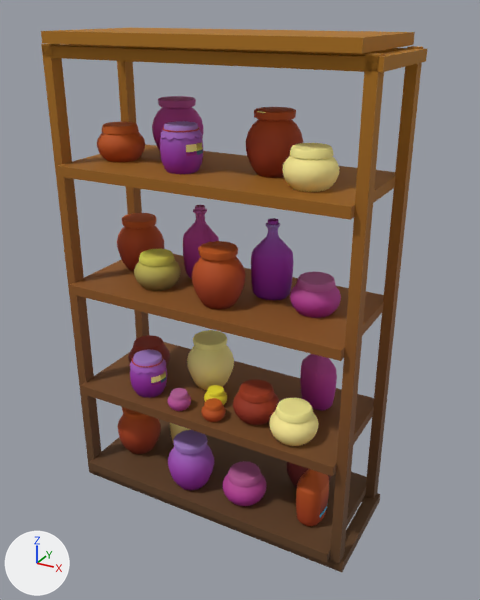
Two versions of the FBX model Assets/3D_Artist/Models/SM_Shelvings.fbx, one commit apart.
Both versions are drawn from a 50 mm camera at (3.59, -3.67, 3.89) aimed at (1.26, 0.56, 1.77). The axes (+X, +Y, +Z) are drawn at lower left. The lights are the same throughout. Where no turn or scale is listed for an object, it has been applied to the vertices. Vertices at the same position are counted once.

The older version as bpy lines, for what is in view:
```python
me_mesh = bpy.data.meshes.new('Mesh')
me_mesh.from_pydata(...)  # 10372 vertices, 10186 faces; spans x 0.0..2.45, y -0.06..0.94, z 0.0..3.74
me_mesh.materials.append(mat_color_pallete)  # picture img_color_pallete_psd
ob_sm_shelvings = bpy.data.objects.new('SM_Shelvings', me_mesh)
ob_sm_shelvings.location = (0.0, 0.0, 0.0)
```
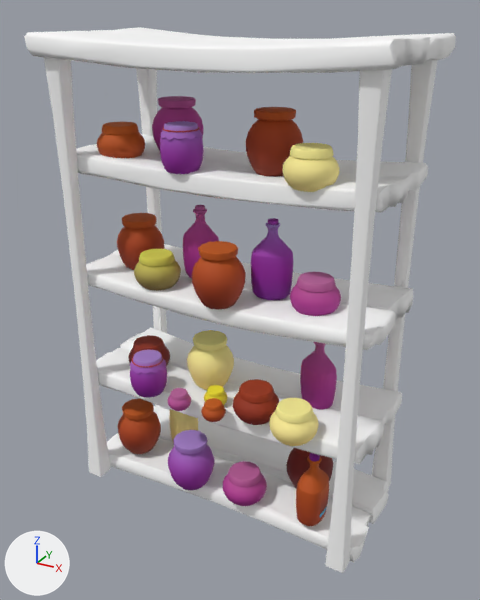
Location of each change, [x1, y1, x2, y2] in pixels of the pictures (480 x 600 px; the box of a moved part takes in the faces that stretch with it):
'SM_Shelvings', reshaped (37% narrower, 21% shorter): before [41, 28, 427, 572]; after [97, 96, 341, 526]
'SM_Shelvings_01', added: after [24, 27, 456, 573]
part 1 of me_mesh, deleted: before [41, 28, 427, 572]
part 2 of me_mesh, moved or reshaped: [146, 366, 167, 390] in both
part 3 of me_mesh, moved or reshaped: [180, 136, 203, 162] in both
part 4 of me_mesh, surface changed: [151, 107, 296, 386] in both

Edits to the bpy script that builds the scene:
```text
Add mat_wood_lp:
    mat_wood_lp = principled_material('Wood_lp')
    mat_wood_lp.base_color = (1.0, 1.0, 1.0)  # white #ffffff
    mat_wood_lp.roughness = 0.749
Change me_mesh:
    used by ob_sm_shelvings; location = (0.0, 0.0, 0.0)
    remove me_mesh.from_pydata(...)  # 10372 vertices, 10186 faces; spans x 0.0..2.45, y -0.06..0.94, z 0.0..3.74
    add me_mesh.from_pydata(...)  # 10208 vertices, 10068 faces; spans x 0.14..2.19, y -0.04..0.85, z 0.18..3.26
    me_mesh part 1: 16 loose pieces with 134 vertices, spanning x 0.0..2.45, y -0.06..0.94, z 0.0..3.74, are deleted
    me_mesh part 2
    15 vertices are removed from x 0.73..0.78, y 0.05..0.19, z 1.1..1.18
    28 faces are deleted
    20 new faces join them
    me_mesh part 3
    15 vertices are removed from x 1.07..1.12, y 0.15..0.3, z 2.96..3.03
    24 faces are deleted
    16 new faces join them
    me_mesh part 4: 58 kept faces spanning x 0.73..1.72, y 0.05..0.61, z 1.1..3.26 get new texture (UV) coordinates
Add me_mesh_1:
    me_mesh_1.from_pydata(...)  # 1310 vertices, 2268 faces; spans x -0.11..2.56, y -0.07..1.25, z -0.01..3.74
    me_mesh_1.materials.append(mat_wood_lp)  # its picture is missing
Add ob_sm_shelvings_01:
    ob_sm_shelvings_01 = bpy.data.objects.new('SM_Shelvings_01', me_mesh_1)
    ob_sm_shelvings_01.location = (0.0, 0.0, 0.0)
```
